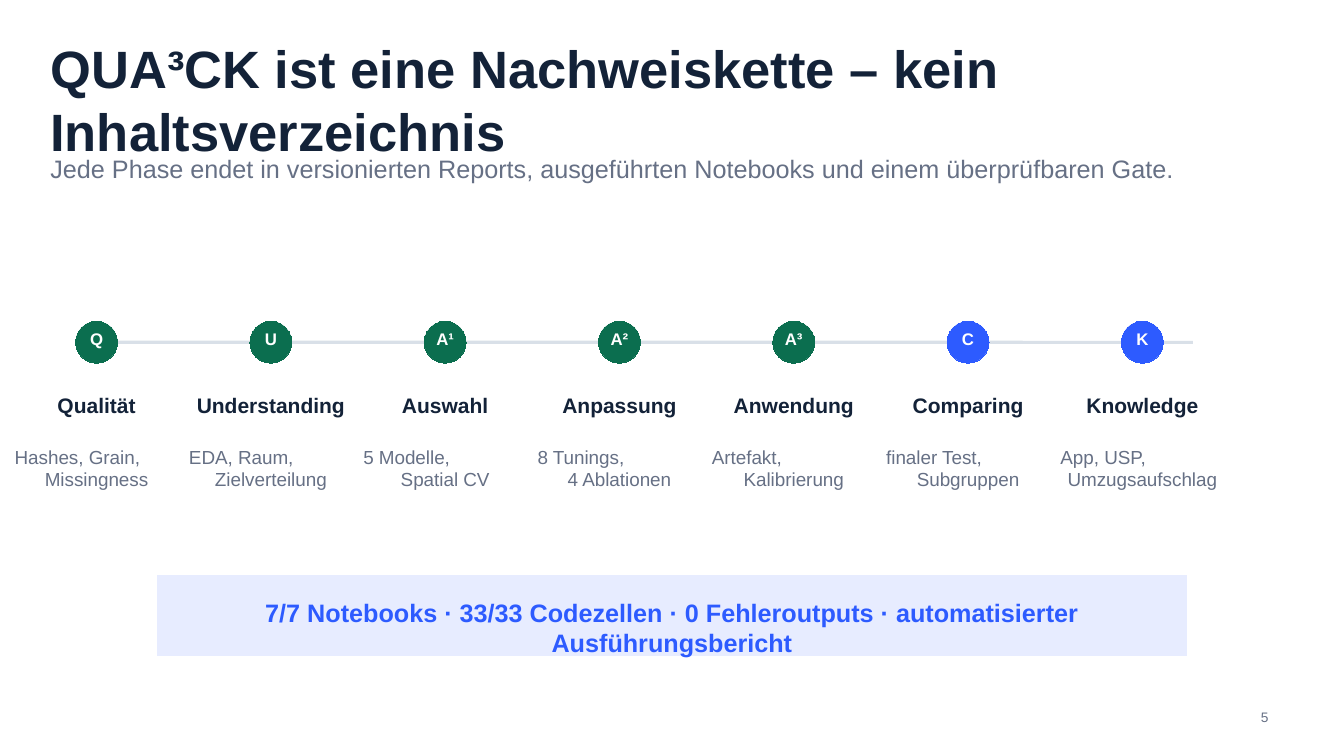
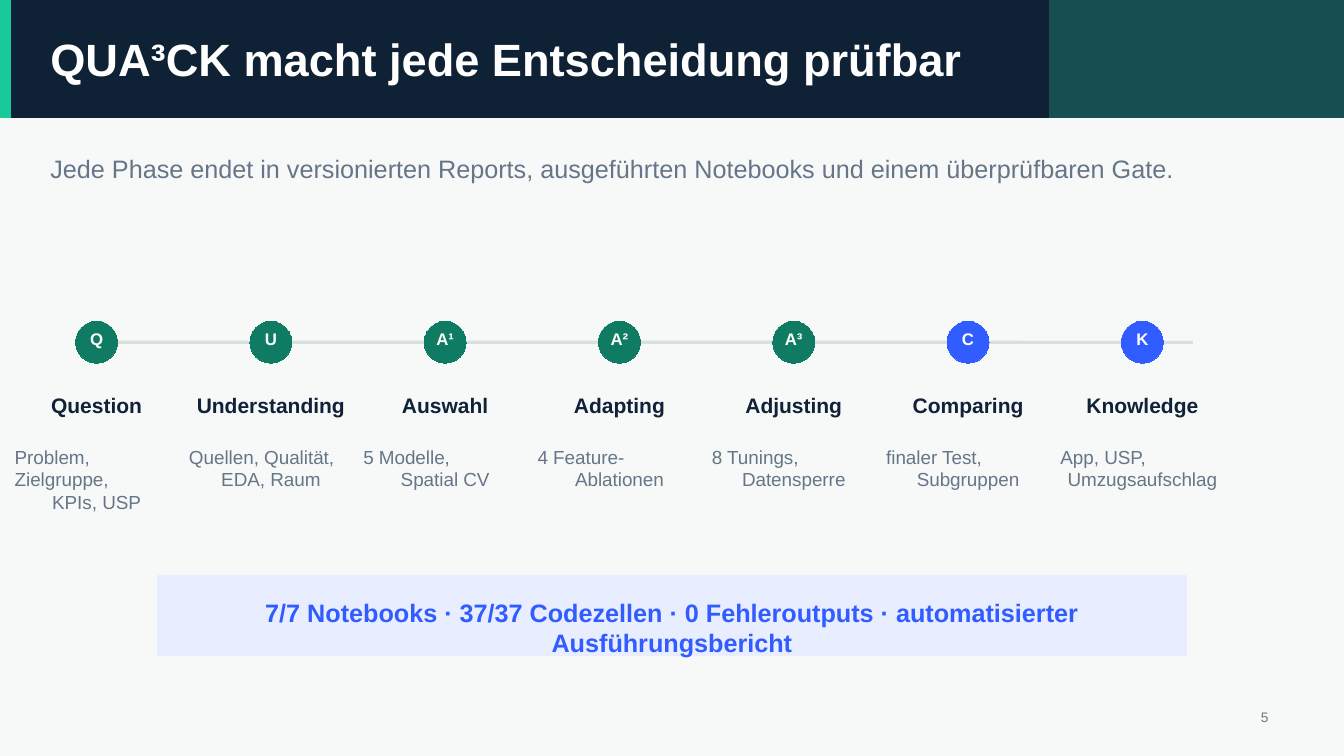
Before and after one commit to neleknaak-31/MietCheck, a slide deck: slide 5 of deliverables/MietCheck_Praesentation.pptx. Drawn at 1344x756 pixels with LibreOffice and Linux fonts; fonts in the diff are those of the drawing. Boxes give left, top, right and bottom in pixels: in the first picture for what was removed or moved away, otherwise in the second. Text is boxed around its words. In the diff, an @@ line names an element or a change of style, - is before the commit and + after.

Commit message:
Align QUA3CK notebooks and presentation

```diff
--- a/deliverables/MietCheck_Praesentation.pptx
+++ b/deliverables/MietCheck_Praesentation.pptx
@@ background #FFFFFF to #F7F9F8 @@
@@ rectangle added at box(0, 0, 1344, 118), fill #0F2134, outline #0F2134 0 pt @@
@@ rectangle added at box(0, 0, 10, 118), fill #19C99A, outline #19C99A 0 pt @@
@@ rectangle added at box(1051, 0, 1344, 118), fill #174F50, outline #174F50 0 pt @@
@@ text removed at box(50, 50, 998, 162) @@
-QUA³CK ist eine Nachweiskette – kein Inhaltsverzeichnis
@@ text added at box(50, 43, 961, 85), 32.2 pt, text #FFFFFF, bold @@
+QUA³CK macht jede Entscheidung prüfbar
@@ text "Jede Phase endet in versionierten ..." at box(50, 160, 1174, 183): text colour #667085 to #667587 @@
@@ fill #0B6E4F to #0F7B62; outline #0B6E4F 0 pt to #0F7B62 0 pt in 5 elements at box(76, 322, 118, 364), box(250, 322, 292, 364), box(424, 322, 467, 364), box(599, 322, 641, 364), box(773, 322, 816, 364) @@
@@ line (91, 343) - (1193, 343): stroke #D9E0E8 2.25 pt to #D6E1DF 2.25 pt @@
@@ text at box(51, 397, 142, 417): text changed; text colour #132238 to #102138 @@
-Qualität
+Question
@@ text at box(574, 397, 665, 418): text changed; text colour #132238 to #102138 @@
-Anpassung
+Adapting
@@ text at box(745, 397, 842, 418): text changed; text colour #132238 to #102138 @@
-Anwendung
+Adjusting
@@ text at box(15, 450, 141, 512): text changed; text colour #667085 to #667587 @@
-Hashes, Grain,
-Missingness
+Problem, Zielgruppe,
+KPIs, USP
@@ text at box(189, 450, 334, 489): text changed; text colour #667085 to #667587 @@
-EDA, Raum,
-Zielverteilung
+Quellen, Qualität,
+EDA, Raum
@@ text at box(538, 451, 664, 486): text changed; text colour #667085 to #667587 @@
-8 Tunings,
-4 Ablationen
+4 Feature-
+Ablationen
@@ text at box(712, 450, 845, 490): text changed; text colour #667085 to #667587 @@
-Artefakt,
-Kalibrierung
+8 Tunings,
+Datensperre
@@ rectangle at box(157, 576, 1187, 655): fill #E7ECFF to #E8EDFF; outline #E7ECFF 0 pt to #E8EDFF 0 pt @@
@@ text at box(265, 603, 1078, 658): text changed; text colour #2D5BFF to #315CFF @@
-7/7 Notebooks · 33/33 Codezellen · 0 Fehleroutputs · automatisierter Ausführungsbericht
+7/7 Notebooks · 37/37 Codezellen · 0 Fehleroutputs · automatisierter Ausführungsbericht
```
Also in this commit, not shown: 13 other slides changed, 16 other files.
